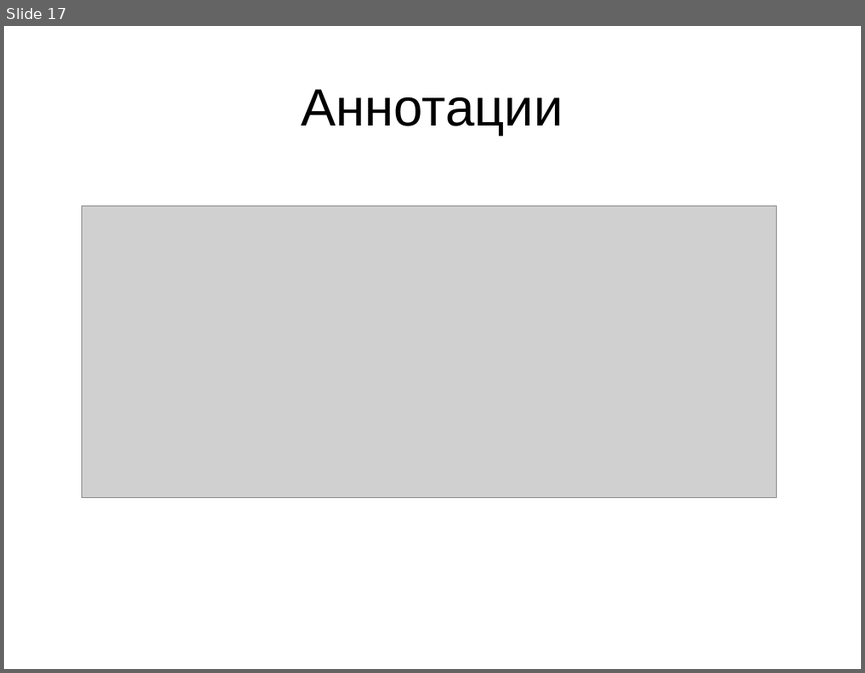
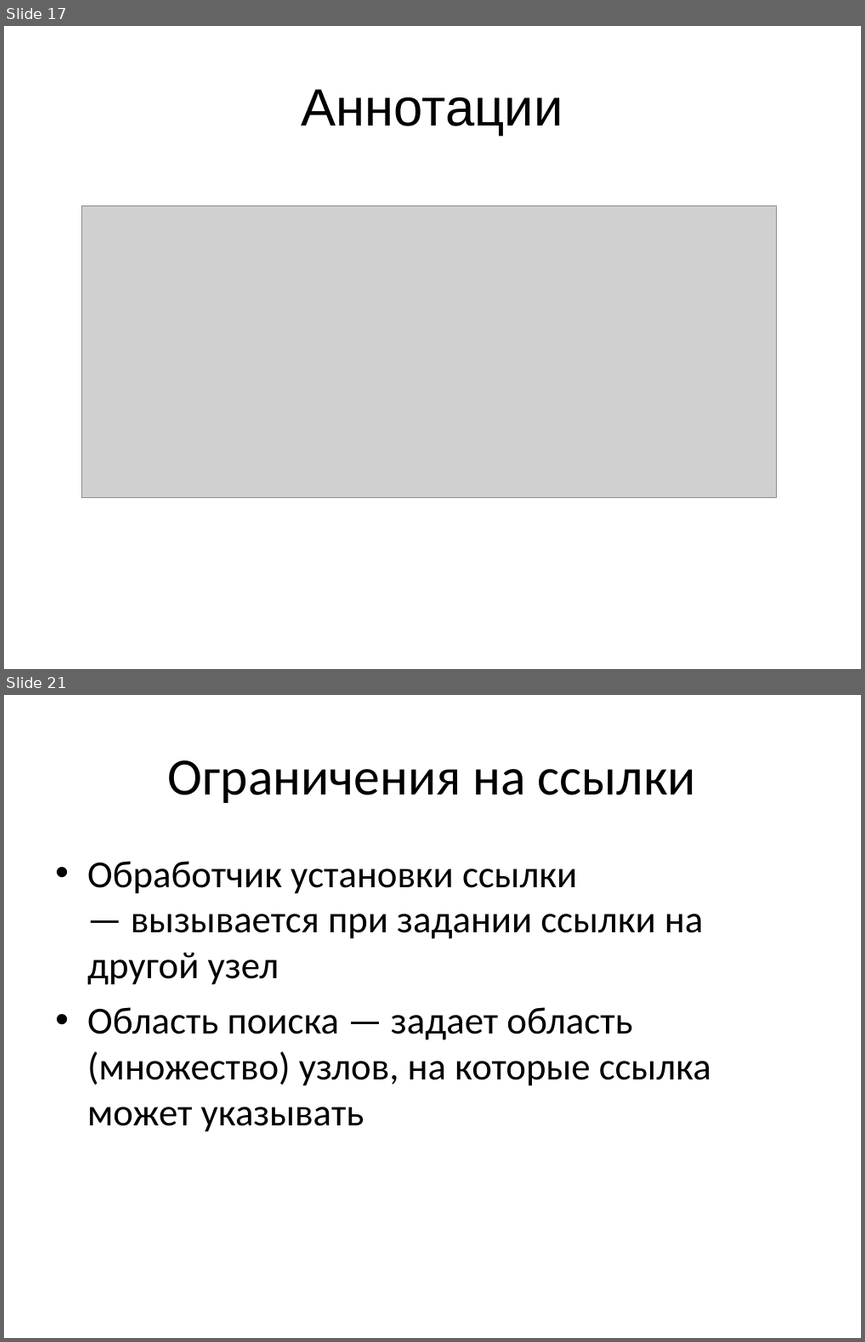
Before and after one commit to mazine/umk, a slide deck: presentations/mps-structure.ppt. Shown one above the other, each under a label of ours: slide 17 before the commit, slides 17 and 21 after it; the slides between them are not shown. The pictures are 865x673 and 865x1342 pixels, drawn with LibreOffice and Linux fonts; fonts in the diff are those of the drawing; grey boxes stand for pictures. Boxes give left, top, right and bottom in pixels: in the first picture for what was removed or moved away, otherwise in the second. Text is boxed around its words. In the diff, an @@ line names an element or a change of style, - is before the commit and + after.

```diff
--- a/presentations/mps-structure.ppt
+++ b/presentations/mps-structure.ppt
@@ slide 21 added at (x1=4, y1=695, x2=861, y2=1338), background #FFFFFF @@
@@ title added at (x1=168, y1=760, x2=696, y2=803), 44 pt, text #000000 @@
+Ограничения на ссылки
@@ text added at (x1=87, y1=861, x2=711, y2=1132), 32 pt, text #000000 @@
+• Обработчик установки ссылки — вызывается при задании ссылки на другой узел
+• Область поиска — задает область (множество) узлов, на которые ссылка может указывать
```
Also in this commit, not shown: 10 other slides added.
